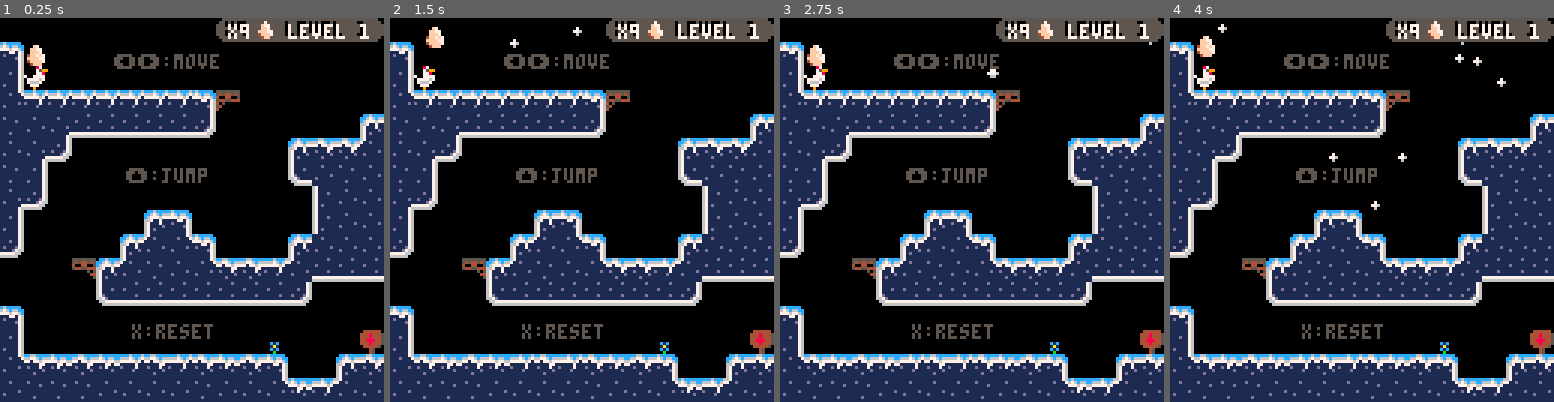
Above: before the commit, frames 1-4 (left to right).
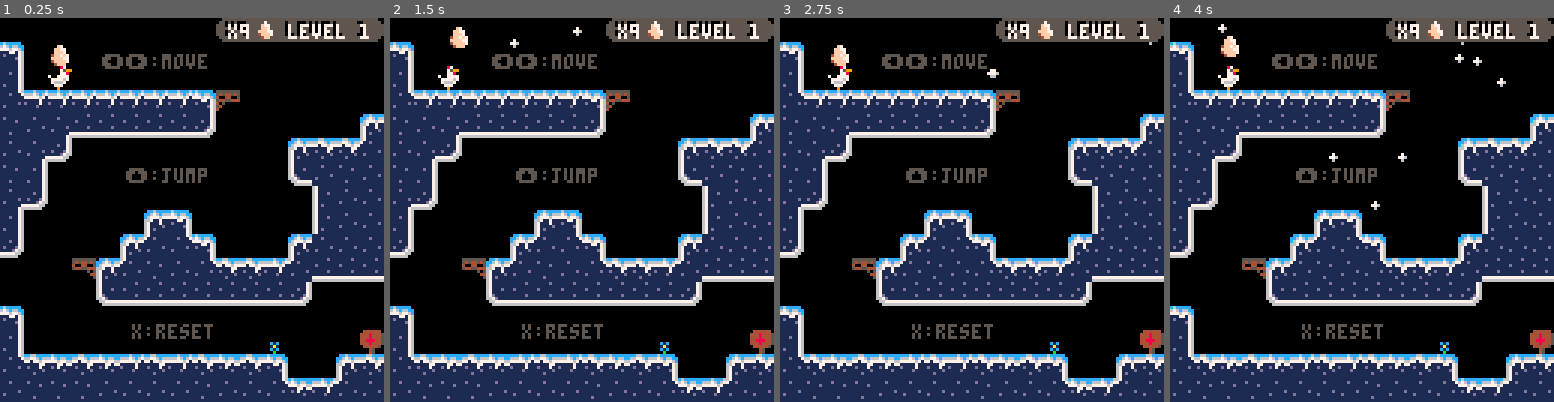
Above: after the commit, the same moments.

Repository: olmorrish/GMTK2021
Game: PICO-8 cartridge gmtk21.p8
Two runs of this game, one before a commit and one after it. Both use one fixed random seed, a clock stepped at 60 frames per second and the inputs below.
Inputs:
- Up to frame 1 (0.25 s): no input
- Up to frame 2 (1.5 s): tap O (Z key) at 0.33, 0.7, 1.43 s; tap X (X key) at 1.07 s
- Up to frame 3 (2.75 s): hold Left 1.97-2.37 s; tap X (X key) at 2.07, 2.4, 2.73 s; tap O (Z key) at 2.22 s; hold Down from 2.42 s (still down)
- Up to frame 4 (4 s): release Down at 2.82 s; hold Right 2.87-3.53 s; tap X (X key) at 3.07, 3.4, 3.73 s; tap O (Z key) at 3.1, 3.98 s; hold Up from 3.58 s (still down)

The runs differ from the first frame. In frame 1, 1.3% of the frame differs, in the area x 6-58%, y 7-19%; in frame 2, 1.3%; in frame 3, 1.3%; in frame 4, 1.3%.

Commit message:
Game Complete!

Diff:
--- a/gmtk21.p8
+++ b/gmtk21.p8
@@ -8,7 +8,7 @@
 
 	player={
 		sp=1,
-		x=8,     y=16,
+		x=16,     y=16,
 		h=8,      w=8, --in pixels
 		flp=false,
 		dx=0,     dy=0,
@@ -19,7 +19,7 @@
 		next_anim_time=time(),
 		jumping=false,
 		falling=false,
-		resp_x=8,
+		resp_x=16,
 		resp_y=16
  }
 
@@ -51,7 +51,7 @@
  --weather
  snowing=true
  flakes={}
- num_flakes=50
+ num_flakes=128
  snow_interval=0.3
  snow_time=time()+snow_interval
 
@@ -65,7 +65,7 @@
 		egg_update()
 		camera_update()
 		snow_update()
-		cheats_update()
+		--cheats_update()
  end
 end
 
@@ -186,7 +183,7 @@
 function flakes_draw()
  if not snowing then return end
 	for fl in all(flakes) do
-		spr(130,fl.x,fl.y)
+		spr(130,cam_x+fl.x,cam_y+fl.y)
 	end
 end
 
@@ -240,13 +237,13 @@
 end
 
 function tips_draw()
-	tip("⬅️➡️:move",38,12,0)
+	tip("⬅️➡️:move",34,12,0)
 	tip("⬆️:jump",42,50,0)
 	tip("x:reset",44,102,0)
 
 	tip("spikes hurt!",48,12,1)
-	tip("z:throw",40,53,1)
-	tip("z:pick up",40,61,1)
+	tip("z:throw",44,53,1)
+	tip("z:pick up",44,61,1)
 	tip("no egg=",44,84,1)
 	tip("move faster",44,90,1)
 	tip("jump farther",44,96,1)
@@ -254,6 +251,14 @@
 	tip("⬆️+z",41,36,3)
 
 	tip("⬇️+z",24,16,5)
+
+	local x=512
+	local y=128
+ --print("spring",x+35,y+50,5)
+	--print("chicken",x+35,y+56,5)
+	print("spring",x+41,y+50,7)
+	print("chicken",x+41,y+56,7)
+
 end
 
 function tip(text,xp,yp,lvl)
@@ -704,7 +709,8 @@
 
  --despawn or reset as needed
  for fl in all(flakes) do
- 	if fl.y>cam_y+128 then
+ 	if fl.y>cam_y+128
+ 	or fl.y<cam_y-2 then
  	 del(flakes,fl)
  		if flake_count>num_flakes then
  			add_flake()
@@ -975,15 +981,15 @@
 6242424242424242449200000000000062424244000041440000417544000051424492000000000000000000a400005143440000000000000055000000000000409291507373440000000000000051614343449494734000000000009393915162440000709293000000000000000000624340929300000000000000a0005164
 6164527272727272740000000000004161616162424263548080517274000051615400000000000000000000700000716454000000000000005140000000915000000000000071737373400000005164727274000000000000000000000000516454949455000000000000000070000052740000000000000000000093917153
 64527400000000000000000041434363615272727272727272727400000000516154000070000000414400005500000064624244000000000055000000a4000000000000000000000000000000005164000000000000000000414400000000516454000055808080808080808055000054000000000000000000000000000051
-6154000000000000000000007164616472740000000000000000000000000051615480805580008051548080550000006464647273734000005500000050737300000000000000000000000000507272000050737373737342727240949450636454000051727272727272725354000074000000000000000000000000000071
-5274000000000000000000000051646400000000000000000000000000000051527272727253805272727272740000007272740000000000005592000000000000007000000000000000417340000000000000000000000060000000000000516454000055000000000000007154000000000000000000000000000000000000
-5400000000004144000000000051646400000000000000000000000000414363740000000071725400000000000000000000000000000000005500000000000000005500000070929391550000000081440000414344000000000070000000516454000055000000000000000055005000000000000000000000000000000000
-7400000000416362440000004164646400000050409293939391507373727272000000000000006000000000000000410000000000000000415492930000914100005580808055808080550000000041727342636462737373737372400000516454000055007092000000000060000000000000000000000000000000000000
-0000009141636164624343426372727244000000000000000000000000000000a28100000000000000000000000041634400000093915073725400000000007100007172727272727272724492915074000071727274000000940000000000516454000055005500000045000000000044000000000000000000000000000000
-000000007172727272727272740000005400000000000000000000000000000043449200000000000000000000005164540000000000000000714400000000000000000000000000000000600000000000000000000000000094000000000051645494945500550000000000a000000054000000000000000000000000000000
-440000000000000000000000000000005400a200000000000000000000000081615400007000000090920000414363615400000000000000000060939300000000000000000000000000000000000000810000000000000000940000004175637274000060005580000000007000000054a30000000000000000000000a20081
-5400000000000000000000a20000008162424400000000000000000041426542645400005500004144000000516161615400a40000000000000000000000008144000000000000414400000000009041424492917092915073400000005164640094000000005164808080805144000062440000000000000000939150437543
-624365436542434243654344000041436464627543440000004165436364646161548080558080515480808051616161624244000000007000000000000041436242440000a200515400000000414263645480a2550000000000000041636464810000a00000516464646464645480806454a300000000000000000000715364
+6154000000000000000000007164616472740000000000000000000000000051615480805580008051548080550000006464647273734000005500000050737300000000000000000000000000416372000050737373737342727240949450636454000051727272727272725354000074000000000000000000000000000071
+5274000000000000000000000051646400000000000000000000000000000051527272727253805272727272740000007272740000000000005592000000000000007000000000000000417373727400000000000000000060000000000000516454000055000000000000007154000000000000000000000000000000000000
+5400000000004144000000000051646400000000000000000000000000414363740000000071725400000000000000000000000000000000005500000000000000005500000070929391550000000000440000414344000000000070000000516454000055000000000000000055005000000000000000000000000000000000
+7400000000416362440000004164646400000050409293939391507373727272000000000000006000000000000000410000000000000000415492930000914100005580808055808080550000000081727342636462737373737372400000516454000055007092000000000060000000000000000000000000000000000000
+0000009141636164624343426372727244000000000000000000000000000000a28100000000000000000000000041634400000093915073725400000000007100007172727272727272724492914165000071727274000000940000000000516454000055005500000045000000000044000000000000000000000000000000
+000000007172727272727272740000005400000000000000000000000000000043449200000000000000000000005164540000000000000000714400000000000000000000000000000000600000516400000000000000000094000000000051645494945500550000000000a000000054000000000000000000000000000000
+440000000000000000000000000000005400a200000000000000000000000081615400007000000090920000414363615400000000000000000060939300000000000000000000000000000000005161810000000000000000940000004175637274000060005580000000007000000054a30000000000000000000000a20081
+5400000000000000000000a20000008162424400000000000000000041426542645400005500004144000000516161615400a40000000000000000000000008144000000000000414400000000416364424492917092915073400000005164640094000000005164808080805144000062440000000000000000939150437543
+624365436542434243654344000041436464627543440000004165436364646161548080558080515480808051616161624244000000007000000000000041436242440000a200515400000000516464645480a2550000000000000041636464810000a00000516464646464645480806454a300000000000000000000715364
 6461616164646464616464626542636464646464645480808051616464616464646164646464646464646464646161616461548080808051756543437543636461646275654275636242436543636461616464646243434343654243636464644375654342436364646464646464646464624480808080808080808080005164
 0000000000009400000000000000715374000000000071727274000000000000000000000000000000000000000000005e00000000000000000000007b7c5d4f54007172727272727253646164646164000000000000000000000000000000000000000000000000000000000000000000000000000000000000000000000000
 0000000000009400000000000000005100000000000000000000000000000000490000000000000000000000000000007e000000000000000000000000007b5d54000000000000000071727272536464000000000000000000000000000000000000000000000000000000000000000000000000000000000000000000000000
@@ -992,8 +998,8 @@
 000000000000700091505400000050636454000000000000940000459291667864645272727272727400000000a400464d4c7d6e0000000000000000a0a3005b00004163540000915044000000000000000000000000000000000000000000000000000000000000000000000000000000000000000000000000000000000000
 0000000000005500000055000000005152740000000000009400000000000000645274000000000000000000464848634f5e00000000000000004b4c6f6f6f6d00007172749200000060000000000000000000000000000000000000000000000000000000000000000000000000000000000000000000000000000000000000
 00000000000055000000609293949451540000000000000041440000700000a0645400000000000000000000715364645c7e0000000000a4a04b4f4f4f7c7c7c00000000000000000000000000000000000000000000000000000000000000000000000000000000000000000000000000000000000000000000000000000000
-0000700000005500000000000000005154000000000000007154949460939166527400000000a00000000000005164647e000000006b7d4c4c4f7c7c7e00000000000000000000000000a3a000000000000000000000000000000000000000000000000000000000000000000000000000000000000000000000000000000000
-000055808080559293914144000000515400004500000000005500000000000054000000000046490000000000516464000000000000007b7c7e00000000000000005044000000000041484744000000000000000000000000000000000000000000000000000000000000000000000000000000000000000000000000000000
+0000700000005500000000000000005154000000000000007154949460929166527400000000a00000000000005164647e000000006b7d4c4c4f7c7c7e000000000000810000000000a0a3a400000000000000000000000000000000000000000000000000000000000000000000000000000000000000000000000000000000
+000055808080559293914144000000515400004500000000005500000000000054000000000046490000000000516464000000000000007b7c7e00000000000000005044000000000046484744000000000000000000000000000000000000000000000000000000000000000000000000000000000000000000000000000000
 0000717272727400000051540000005174000000000000000055000000a4000074000000004663624900a2a046636464000000000000000000000000000000a400000071409393914163616454000081000000000000000000000000000000000000000000000000000000000000000000000000000000000000000000000000
 0000000000000000004172740000416300000000000045000055920000690000000000914663646462474747527272720000000000000000000000000000004b44000000000000005161646462434243000000000000000000000000000000000000000000000000000000000000000000000000000000000000000000000000
 436543754375424373740094000051640000a30000000080805500006654a381a2000000717272727272727274000000a100000000000000000000000000005b54909200000000007172727272536464000000000000000000000000000000000000000000000000000000000000000000000000000000000000000000000000
